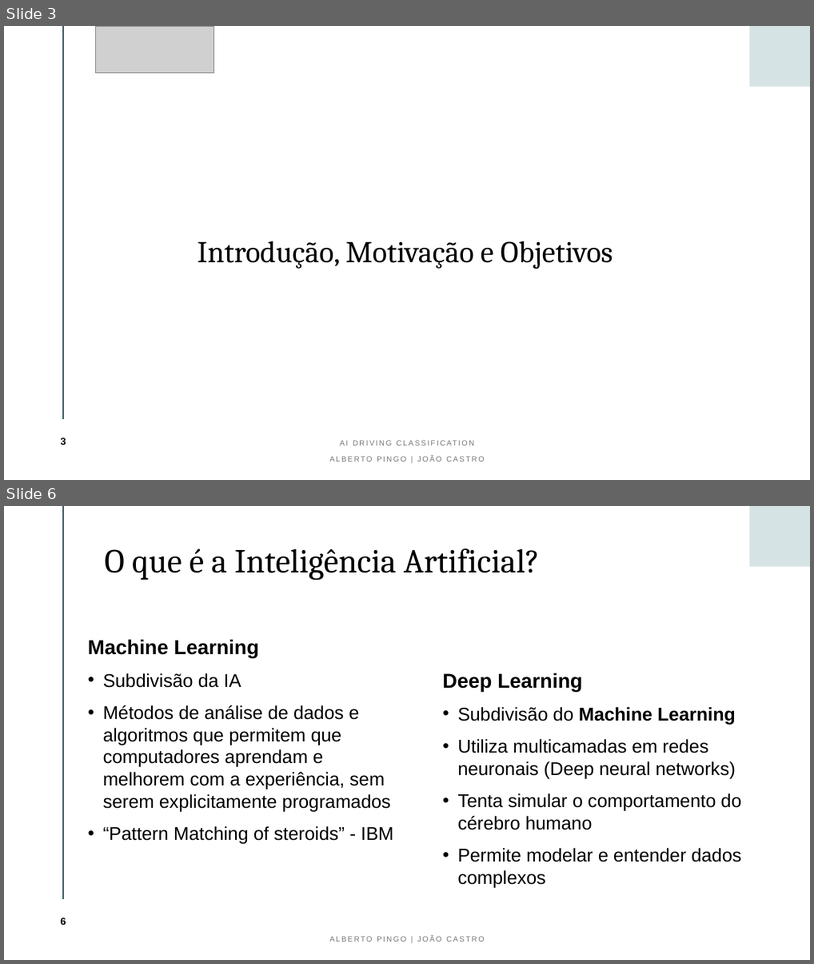
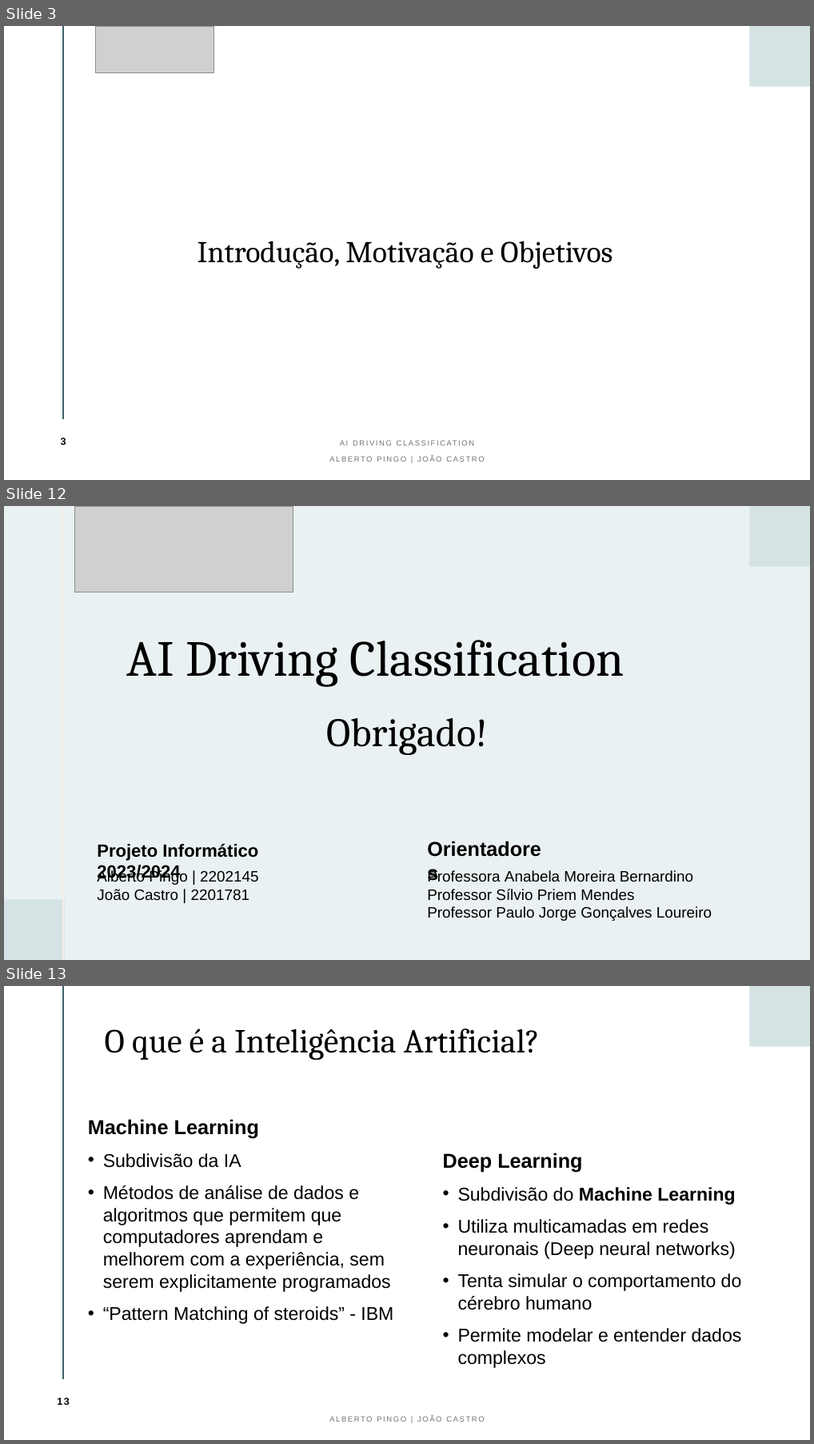
Before and after one commit to albertopingo/AI-driving-classification_FinalProject_CEng, a slide deck: ProjInf_AI_Driving_Classification.pptx. Shown one above the other, each under a label of ours: slides 3 and 6 before the commit, slides 3, 12 and 13 after it; the slides between them are not shown. The pictures are 814x964 and 814x1444 pixels, drawn with LibreOffice and Linux fonts; fonts in the diff are those of the drawing; grey boxes stand for pictures. Boxes give left, top, right and bottom in pixels: in the first picture for what was removed or moved away, otherwise in the second. Text is boxed around its words. In the diff, an @@ line names an element or a change of style, - is before the commit and + after.

```diff
--- a/ProjInf_AI_Driving_Classification.pptx
+++ b/ProjInf_AI_Driving_Classification.pptx
@@ slide 12 added at (4,506,810,960), background #EAF1F2; not listed: 1 template element that a slide beside it also shows @@
@@ line added from (63, 506) to (63, 960), #F3EDEA 1.5 pt @@
@@ picture added at (74,506,293,592) @@
@@ title added at (127,640,625,687), 60 pt, text #000000 @@
+AI Driving Classification
@@ text added at (326,718,488,755), 48 pt, text #000000 @@
+Obrigado!
@@ text added at (422,833,558,864), 24 pt, text #000000, bold @@
+Orientadores
@@ text added at (97,843,258,882), 21 pt, text #000000, bold @@
+Projeto Informático 2023/2024
@@ text added at (97,869,259,900), 18 pt, text #000000 @@
+Alberto Pingo | 2202145
+João Castro | 2201781
@@ text added at (427,869,712,920), 18 pt, text #000000 @@
+Professora Anabela Moreira Bernardino
+Professor Sílvio Priem Mendes
+Professor Paulo Jorge Gonçalves Loureiro
@@ rectangle added at (4,900,65,960), fill #D5E3E5 @@
@@ what was slide 6 is now slide 13 @@
@@ page number at (57,1397,70,1404): text changed @@
-6
+13
```
Also in this commit, not shown: 3 slides changed, 7 other slides added, 1 slide removed.
